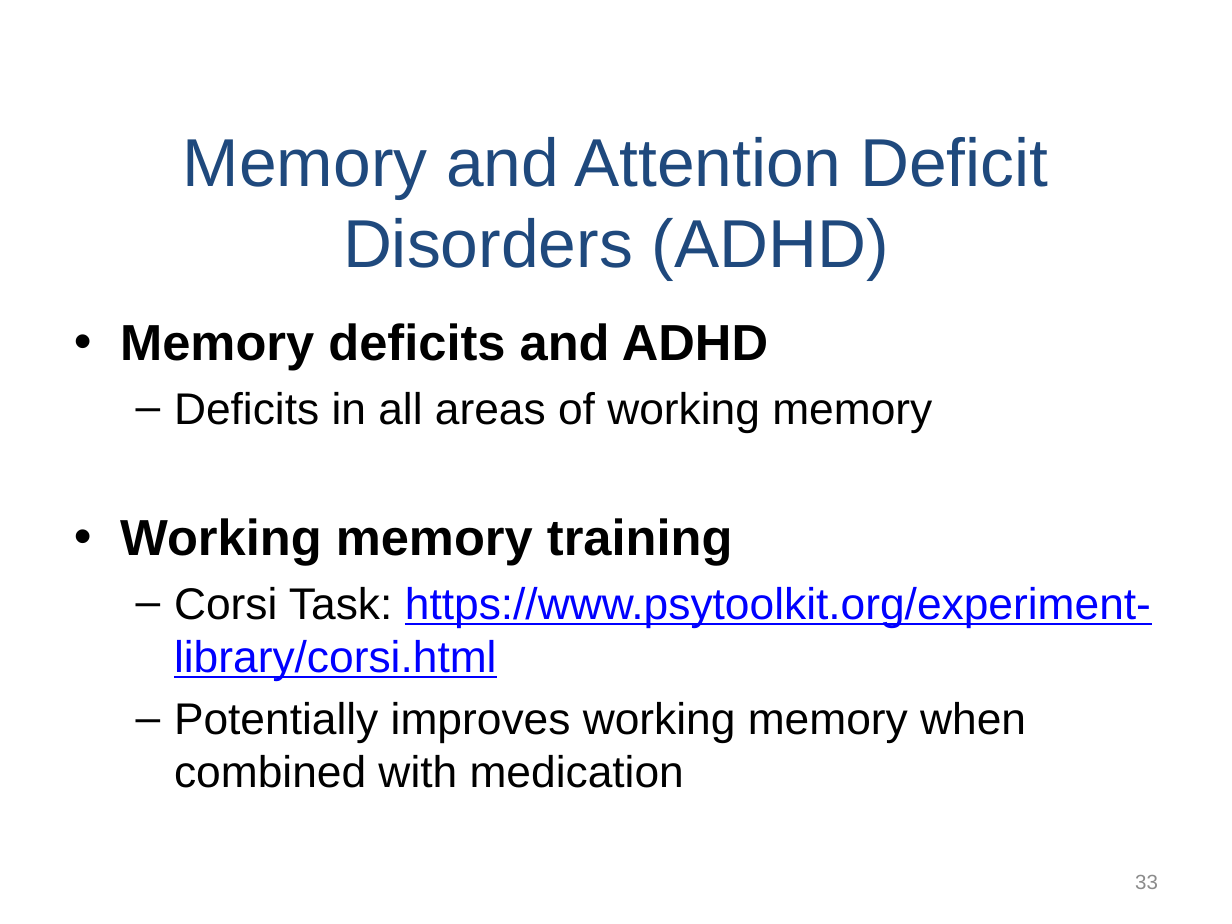
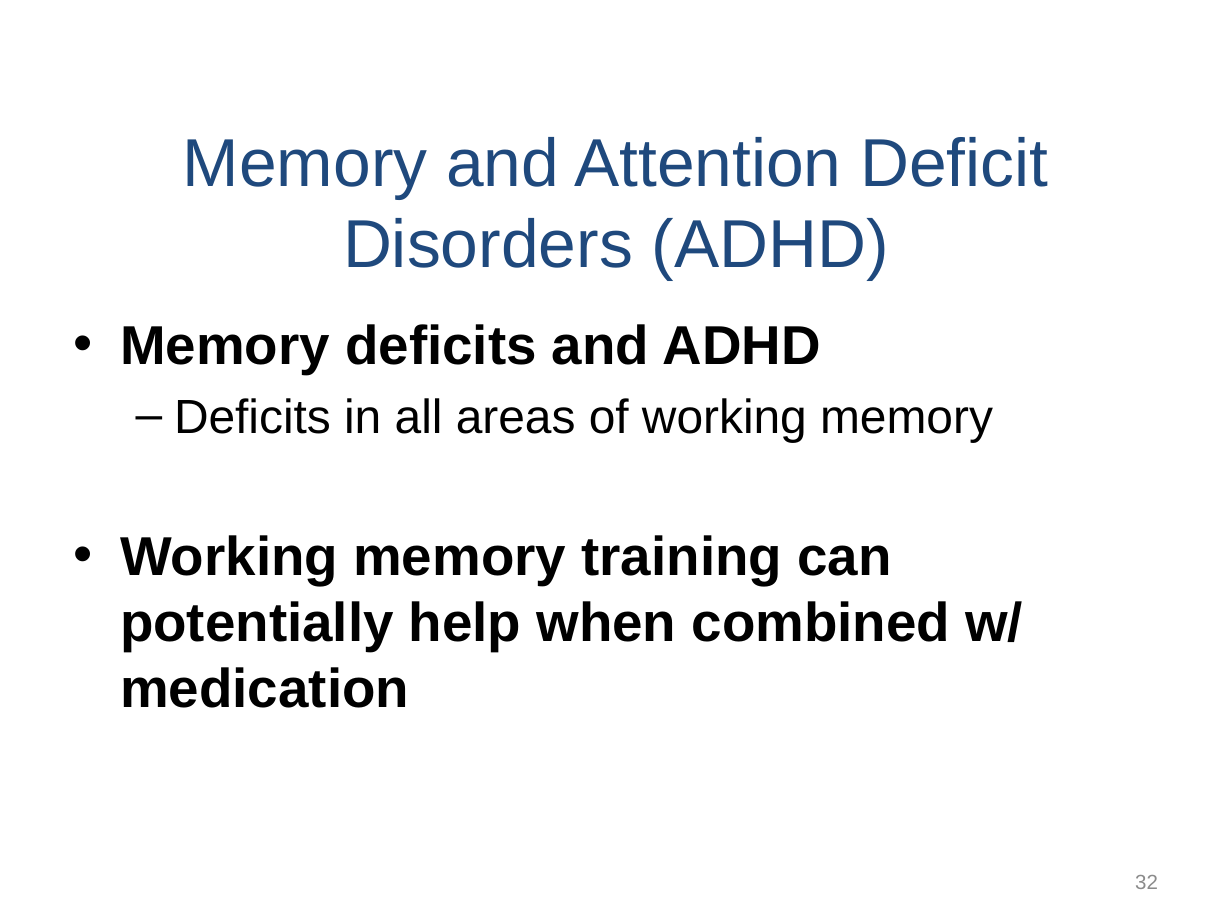
Before and after one commit to npm27/Teaching-Materials, a slide deck: slide 32 of Memory/Slides/Chapter 11.PPTX (slide 33 before the commit). Drawn at 1232x924 pixels with LibreOffice and Linux fonts; fonts in the diff are those of the drawing. Boxes give left, top, right and bottom in pixels: in the first picture for what was removed or moved away, otherwise in the second. Text is boxed around its words. In the diff, an @@ line names an element or a change of style, - is before the commit and + after.

```diff
--- a/Memory/Slides/Chapter 11.PPTX
+++ b/Memory/Slides/Chapter 11.PPTX
@@ text at bbox=[120, 324, 993, 442]: size 29.6 to 32 pt in "Memory deficits and ADHD"; size 25.9 to 28 pt in "Deficits in all areas of working memory" @@
@@ text at bbox=[120, 535, 1023, 708]: text changed; size 25.9 to 32 pt; bold on @@
-• Working memory training
-  – Corsi Task: https://www.psytoolkit.org/experiment-library/corsi.html
-  – Potentially improves working memory when combined with medication
+• Working memory training can potentially help when combined w/ medication
@@ page number at bbox=[1135, 875, 1158, 889]: text changed @@
-33
+32
```
Also in this commit, not shown: 2 other slides changed, 2 slides added, 2 slides removed.
